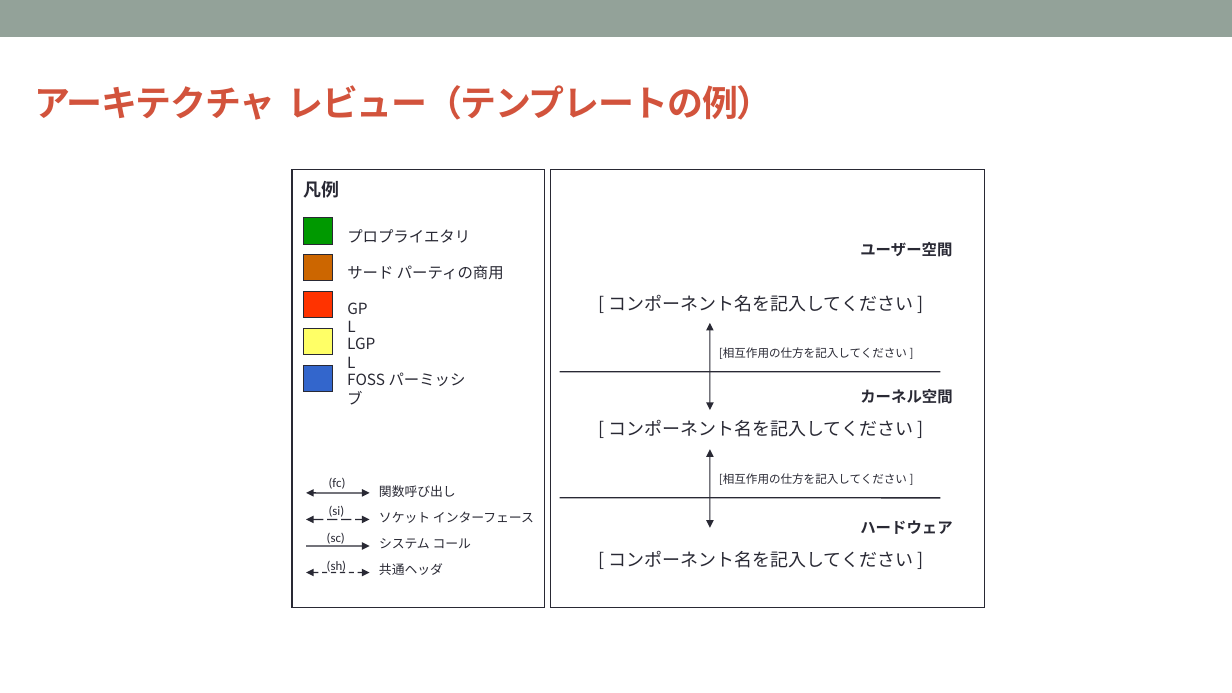
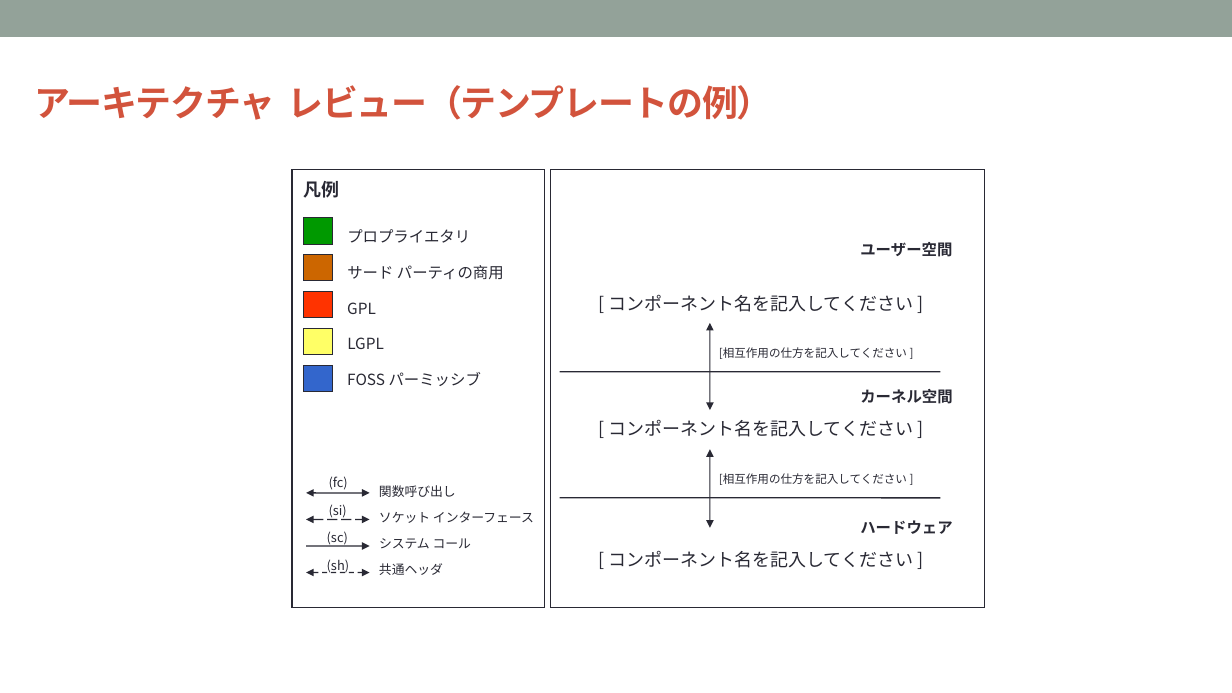
Before and after one commit to OpenChain-Project/Curriculum-Translation-JP, a slide deck: slide 60 of REVIEW/Version_for_v1.1/openchain-curriculum-for-1-1_JP_review_tani.pptx (slide 58 before the commit). Drawn at 1232x693 pixels with LibreOffice and Linux fonts; fonts in the diff are those of the drawing; background and template pictures are left out. Boxes give left, top, right and bottom in pixels: in the first picture for what was removed or moved away, otherwise in the second. Text is boxed around its words. In the diff, an @@ line names an element or a change of style, - is before the commit and + after.

```diff
--- a/REVIEW/Version_for_v1.1/openchain-curriculum-for-1-1_JP_review_tani.pptx
+++ b/REVIEW/Version_for_v1.1/openchain-curriculum-for-1-1_JP_review_tani.pptx
@@ text "GPL" rewrapped from (338,294,381,322) to (347,302,376,314) @@
@@ text "LGPL" rewrapped from (338,330,388,358) to (347,337,384,349) @@
@@ text "FOSS パーミッシブ" rewrapped from (347,372,466,405) to (347,372,481,386) @@
@@ font Calibri to Noto Sans CJK JP in 4 elements at (329,476,348,490), (329,504,347,518), (327,559,349,573), (327,531,348,547) @@
```
Also in this commit, not shown: 31 other slides changed, 9 slides added, 1 slide removed.
